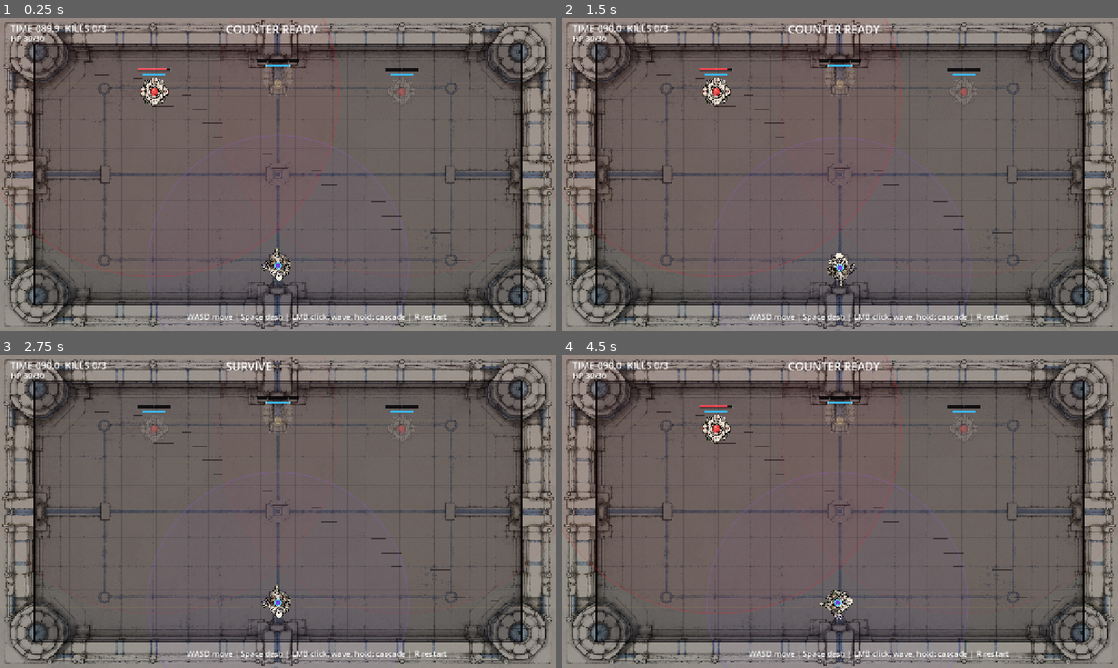
Above: before the commit, frames 1-4 (two rows, left to right).
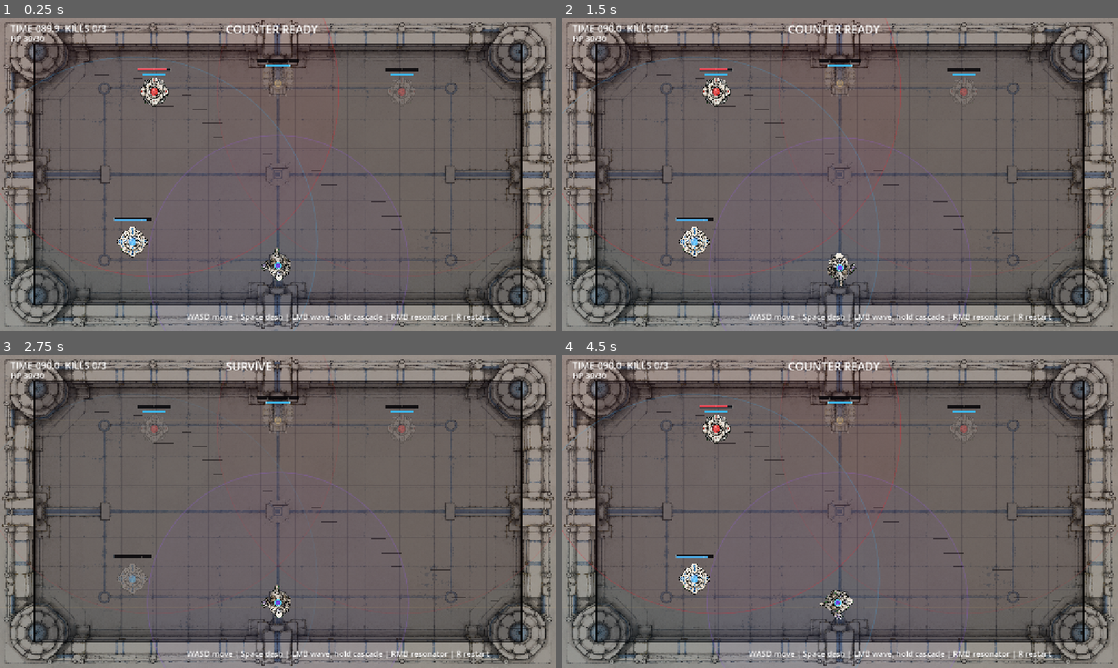
Above: after the commit, the same moments.

Repository: KirillRnd/ellipsis
Game: Godot game, scene res://main.tscn
Same seed, same stepped clock (60 frames per second), same inputs: the game is played once before the commit and once after it.
Inputs (mouse positions are in pixels of both pictures, inside the frame that each line leads up to):
- Up to frame 1 (0.25 s): no input
- Up to frame 2 (1.5 s): move the mouse to (962, 158) at 0.52 s; hold D 0.53-1.28 s; hold R 0.53-1.28 s; click (962, 158) at 0.67 s; tap Space at 0.77 s; tap Enter at 1.25 s; move the mouse to (728, 190) at 1.27 s; hold S from 1.28 s (still down); tap R at 1.35 s; click (728, 190) at 1.42 s
- Up to frame 3 (2.75 s): tap Space at 1.52 s; move the mouse to (333, 442) at 2.02 s; release S at 2.03 s; hold D from 2.03 s (still down); hold R from 2.03 s (still down); click (333, 442) at 2.17 s
- Up to frame 4 (4.5 s): tap Space at 2.75, 3.02, 3.77 s; move the mouse to (812, 574) at 2.77 s; release D at 2.78 s; release R at 2.78 s; hold W 2.78-3.53 s; tap R at 2.85, 4.35 s; click (812, 574) at 2.92 s; move the mouse to (1006, 558) at 3.52 s; hold R 3.53-4.28 s; hold A from 3.53 s (still down); click (1006, 558) at 3.67 s; tap Enter at 4.25 s; move the mouse to (673, 464) at 4.27 s; click (673, 464) at 4.42 s

The runs differ from the first frame. In frame 1, 0.9% of the frame differs, in the area x 0-88%, y 12-99%; in frame 2, 0.9%; in frame 3, 0.6%; in frame 4, 0.9%.

Commit message:
main objects

Diff:
--- /dev/null
+++ b/godot/scripts/BlueBeacon.gd
@@ -0,0 +1,92 @@
+class_name BlueBeacon
+extends Node2D
+
+signal fired_friendly_wave(origin: Vector2)
+
+@export var interval := 3.2
+@export var initial_delay := 0.45
+@export var active_at := 0.0
+
+const BLUE_REACH_RADIUS := Wave.RED_MAX_RADIUS
+const TELEGRAPH_TIME := 0.65
+const TIMER_BAR_HEIGHT := 7.0
+const BEACON_TEXTURE := preload("res://assets/actors/beacon_blue_base.png")
+
+var combat_time := 0.0
+var combat_running := false
+var _cooldown := 0.0
+var _was_active := false
+
+
+func _ready() -> void:
+	_cooldown = initial_delay
+
+
+func _process(delta: float) -> void:
+	var active := _is_active()
+	if active and not _was_active:
+		_cooldown = initial_delay
+	_was_active = active
+
+	if not active:
+		queue_redraw()
+		return
+
+	_cooldown -= delta
+	if _cooldown <= 0.0:
+		fired_friendly_wave.emit(global_position)
+		_cooldown += interval
+	queue_redraw()
+
+
+func _is_active() -> bool:
+	return combat_running and combat_time >= active_at
+
+
+func _draw() -> void:
+	var active := _is_active()
+	var base := Color(0.20, 0.70, 1.0)
+	var alpha := 1.0 if active else 0.22
+	var charge := 0.0
+	if active and _cooldown <= TELEGRAPH_TIME:
+		charge = 1.0 - clampf(_cooldown / TELEGRAPH_TIME, 0.0, 1.0)
+
+	var fill := base
+	fill.a = 0.030 if active else 0.014
+	var edge := base
+	edge.a = 0.20 if active else 0.08
+	draw_circle(Vector2.ZERO, BLUE_REACH_RADIUS, fill)
+	draw_arc(Vector2.ZERO, BLUE_REACH_RADIUS, 0.0, TAU, 192, edge, 2.0, true)
+
+	var size := Vector2(72, 72)
+	draw_texture_rect(BEACON_TEXTURE, Rect2(-size * 0.5, size), false, Color(1.0, 1.0, 1.0, alpha))
+	_draw_hitbox(base, alpha)
+	_draw_wave_timer(base, active, charge)
+
+
+func _draw_hitbox(base_color: Color, alpha: float) -> void:
+	var visibility := maxf(alpha, 0.42)
+	var fill := base_color.lerp(Color.WHITE, 0.35)
+	fill.a = 0.72 * visibility
+	var edge := base_color.lerp(Color.WHITE, 0.20)
+	edge.a = 0.95 * visibility
+	draw_circle(Vector2.ZERO, 5.0, fill)
+	draw_arc(Vector2.ZERO, 7.0, 0.0, TAU, 48, edge, 2.0, true)
+
+
+func _draw_wave_timer(base_color: Color, active: bool, charge: float) -> void:
+	var width := 86.0
+	var pos := Vector2(-width * 0.5, -55.0)
+	var bg := Rect2(pos, Vector2(width, TIMER_BAR_HEIGHT))
+	draw_rect(bg, Color(0.02, 0.015, 0.025, 0.88))
+
+	if active and interval > 0.0:
+		var ready := 1.0 - clampf(_cooldown / interval, 0.0, 1.0)
+		var fill := base_color.lerp(Color.WHITE, 0.45 * charge)
+		fill.a = 0.88
+		draw_rect(Rect2(pos + Vector2(1.0, 1.0), Vector2((width - 2.0) * ready, TIMER_BAR_HEIGHT - 2.0)), fill)
+
+	for tick in range(1, 4):
+		var x := pos.x + width * float(tick) / 4.0
+		draw_line(Vector2(x, pos.y + 1.0), Vector2(x, pos.y + TIMER_BAR_HEIGHT - 1.0), Color(0.92, 0.88, 0.82, 0.24), 1.0, false)
+	draw_rect(bg, Color(0.78, 0.93, 1.0, 0.55 if active else 0.22), false, 1.0)
--- a/godot/scripts/Main.gd
+++ b/godot/scripts/Main.gd
@@ -7,6 +7,10 @@
 const HUD_TOP_Y := 8.0
 const HUD_SECOND_Y := 34.0
 const HUD_BOTTOM_Y := 674.0
+const BLUE_BEACON_SCRIPT := preload("res://scripts/BlueBeacon.gd")
+const RESONATOR_SCRIPT := preload("res://scripts/Resonator.gd")
+const BLUE_BEACON_POSITION := Vector2(305, 515)
+const RESONATOR_PLACE_RANGE := 190.0
 
 @onready var wave_manager = $WaveManager
 @onready var player = $Player
@@ -21,7 +25,10 @@
 var _kills := 0
 var _next_emitter_index := 1
 var _restart_was_down := false
+var _resonator_was_down := false
 var _scheduled_active_times: Array = []
+var _blue_beacon
+var _resonator
 var _timer_label: Label
 var _hp_label: Label
 var _status_label: Label
@@ -44,6 +51,7 @@
 		_scheduled_active_times.append(emitter.active_at)
 		emitter.defeated.connect(_on_emitter_defeated)
 
+	_create_blue_beacon()
 	_create_ui()
 	_update_ui()
 
@@ -52,11 +60,14 @@
 	_handle_restart()
 	if _state != "combat":
 		_update_emitters(false)
+		_update_blue_beacon(false)
 		return
 
 	_elapsed += delta
 	player.counter_wave_enabled = true
 	_update_emitters(true)
+	_update_blue_beacon(true)
+	_handle_resonator_input()
 	_update_ui()
 
 
@@ -73,9 +84,69 @@
 		emitter.combat_running = running
 
 
+func _update_blue_beacon(running: bool) -> void:
+	if not is_instance_valid(_blue_beacon):
+		return
+	_blue_beacon.combat_time = _elapsed
+	_blue_beacon.combat_running = running
+
+
+func _create_blue_beacon() -> void:
+	_blue_beacon = BLUE_BEACON_SCRIPT.new()
+	_blue_beacon.name = "BlueBeacon"
+	_blue_beacon.global_position = BLUE_BEACON_POSITION
+	_blue_beacon.fired_friendly_wave.connect(_on_blue_beacon_fired)
+	add_child(_blue_beacon)
+
+
 func _on_player_fired_counter_wave(origin: Vector2) -> void:
 	wave_manager.spawn_wave("player", "violet", origin)
+	if is_instance_valid(_resonator):
+		wave_manager.spawn_wave("player", "resonator", _resonator.global_position)
+		_resonator.trigger()
 	_status_label.text = "COUNTER WAVE"
+
+
+func _on_blue_beacon_fired(origin: Vector2) -> void:
+	wave_manager.spawn_wave("player", "blue", origin, {
+		"speed": 190.0,
+		"lifetime": 2.6,
+		"max_radius": Wave.RED_MAX_RADIUS,
+		"can_damage_emitters": false,
+		"can_create_boost": false,
+	})
+	_status_label.text = "BLUE SOURCE"
+
+
+func _handle_resonator_input() -> void:
+	var resonator_down := Input.is_mouse_button_pressed(MOUSE_BUTTON_RIGHT)
+	if resonator_down and not _resonator_was_down:
+		_place_resonator(_get_resonator_target_position())
+	_resonator_was_down = resonator_down
+
+
+func _get_resonator_target_position() -> Vector2:
+	var target: Vector2 = get_global_mouse_position()
+	var offset: Vector2 = target - player.global_position
+	if offset.length() > RESONATOR_PLACE_RANGE:
+		target = player.global_position + offset.normalized() * RESONATOR_PLACE_RANGE
+	return target.clamp(PlayerController.ARENA_RECT.position, PlayerController.ARENA_RECT.end)
+
+
+func _place_resonator(target: Vector2) -> void:
+	if is_instance_valid(_resonator):
+		_resonator.queue_free()
+	_resonator = RESONATOR_SCRIPT.new()
+	_resonator.name = "Resonator"
+	_resonator.global_position = target
+	_resonator.expired.connect(_on_resonator_expired)
+	add_child(_resonator)
+	_status_label.text = "RESONATOR SET"
+
+
+func _on_resonator_expired(resonator) -> void:
+	if resonator == _resonator:
+		_resonator = null
 
 
 func _on_player_hit_points_changed(hit_points: int) -> void:
@@ -170,10 +241,10 @@
 	if _state == "combat":
 		if not player.counter_wave_enabled:
 			_status_label.text = "SURVIVE"
-			_hint_label.text = "WASD move | Space dash | LMB click: wave, hold: cascade | R restart"
+			_hint_label.text = "WASD move | Space dash | LMB wave, hold cascade | RMB resonator | R restart"
 		elif player.get_cooldown_ratio() > 0.0:
 			_status_label.text = "RECHARGING"
-			_hint_label.text = "WASD move | Space dash | LMB click: wave, hold: cascade | R restart"
+			_hint_label.text = "WASD move | Space dash | LMB wave, hold cascade | RMB resonator | R restart"
 		else:
 			_status_label.text = "COUNTER READY"
-			_hint_label.text = "WASD move | Space dash | LMB click: wave, hold: cascade | R restart"
+			_hint_label.text = "WASD move | Space dash | LMB wave, hold cascade | RMB resonator | R restart"
--- /dev/null
+++ b/godot/scripts/Resonator.gd
@@ -0,0 +1,52 @@
+class_name Resonator
+extends Node2D
+
+signal expired(resonator)
+
+@export var lifetime := 8.0
+
+const DAMAGE_RADIUS := Wave.PLAYER_MAX_RADIUS
+const RESONATOR_TEXTURE := preload("res://assets/actors/resonator_crystal_base.png")
+
+var age := 0.0
+var pulse := 0.0
+
+
+func _process(delta: float) -> void:
+	age += delta
+	pulse += delta
+	if age >= lifetime:
+		expired.emit(self)
+		queue_free()
+		return
+	queue_redraw()
+
+
+func trigger() -> void:
+	age = maxf(age - 0.35, 0.0)
+	pulse = 0.0
+	queue_redraw()
+
+
+func _draw() -> void:
+	var remaining := clampf(1.0 - age / lifetime, 0.0, 1.0)
+	var alpha := 0.35 + 0.65 * remaining
+	_draw_damage_reach(alpha)
+
+	var size := Vector2(58, 58)
+	draw_texture_rect(RESONATOR_TEXTURE, Rect2(-size * 0.5, size), false, Color(1.0, 1.0, 1.0, alpha))
+
+	var hitbox_color := Color(0.78, 0.58, 1.0, 0.95 * alpha)
+	draw_circle(Vector2.ZERO, 5.0, Color(0.50, 0.25, 1.0, 0.75 * alpha))
+	draw_arc(Vector2.ZERO, 7.0 + sin(pulse * 8.0) * 0.8, 0.0, TAU, 48, hitbox_color, 2.0, true)
+
+	var width := 48.0
+	var bg := Rect2(Vector2(-width * 0.5, -39.0), Vector2(width, 4.0))
+	draw_rect(bg, Color(0.02, 0.015, 0.025, 0.78 * alpha))
+	draw_rect(Rect2(bg.position, Vector2(width * remaining, 4.0)), Color(0.62, 0.40, 1.0, 0.82 * alpha))
+	draw_rect(bg, Color(0.88, 0.78, 1.0, 0.48 * alpha), false, 1.0)
+
+
+func _draw_damage_reach(alpha: float) -> void:
+	draw_circle(Vector2.ZERO, DAMAGE_RADIUS, Color(0.44, 0.19, 1.0, 0.035 * alpha))
+	draw_arc(Vector2.ZERO, DAMAGE_RADIUS, 0.0, TAU, 192, Color(0.64, 0.42, 1.0, 0.24 * alpha), 2.0, true)
--- a/godot/scripts/Wave.gd
+++ b/godot/scripts/Wave.gd
@@ -23,6 +23,8 @@
 var age := 0.0
 var line_direction := Vector2.DOWN
 var line_half_length := 720.0
+var can_damage_emitters := true
+var can_create_boost := true
 var damaged_emitters := {}
 var boosted_emitters := {}
 
@@ -33,9 +35,16 @@
 	global_position = origin
 	wave_shape = "circle"
 	line_direction = Vector2.DOWN
+	can_damage_emitters = true
+	can_create_boost = true
 
 	if wave_owner == "player":
-		color = Color(0.44, 0.19, 1.0)
+		if wave_kind == "blue":
+			color = Color(0.24, 0.72, 1.0)
+			can_damage_emitters = false
+			can_create_boost = false
+		else:
+			color = Color(0.44, 0.19, 1.0)
 		speed = 255.0
 		lifetime = 2.35
 		crest_spacing = 42.0
@@ -68,6 +77,8 @@
 	max_radius = config.get("max_radius", max_radius)
 	line_direction = config.get("line_direction", line_direction).normalized()
 	line_half_length = config.get("line_half_length", line_half_length)
+	can_damage_emitters = config.get("can_damage_emitters", can_damage_emitters)
+	can_create_boost = config.get("can_create_boost", can_create_boost)
 
 
 func _process(delta: float) -> void:
--- a/godot/scripts/WaveManager.gd
+++ b/godot/scripts/WaveManager.gd
@@ -97,6 +97,8 @@
 		for wave in player_waves:
 			if not is_instance_valid(wave):
 				continue
+			if not wave.can_damage_emitters:
+				continue
 			if wave.damaged_emitters.has(emitter_id):
 				continue
 			if wave.is_crest_at(emitter.global_position, EMITTER_HITBOX_RADIUS):
@@ -156,11 +158,11 @@
 	var result = []
 	for a_index in range(player_waves.size()):
 		var a = player_waves[a_index]
-		if not is_instance_valid(a):
+		if not is_instance_valid(a) or not a.can_create_boost:
 			continue
 		for b_index in range(a_index + 1, player_waves.size()):
 			var b = player_waves[b_index]
-			if is_instance_valid(b):
+			if is_instance_valid(b) and b.can_create_boost:
 				result.append([a, b])
 	return result
 
